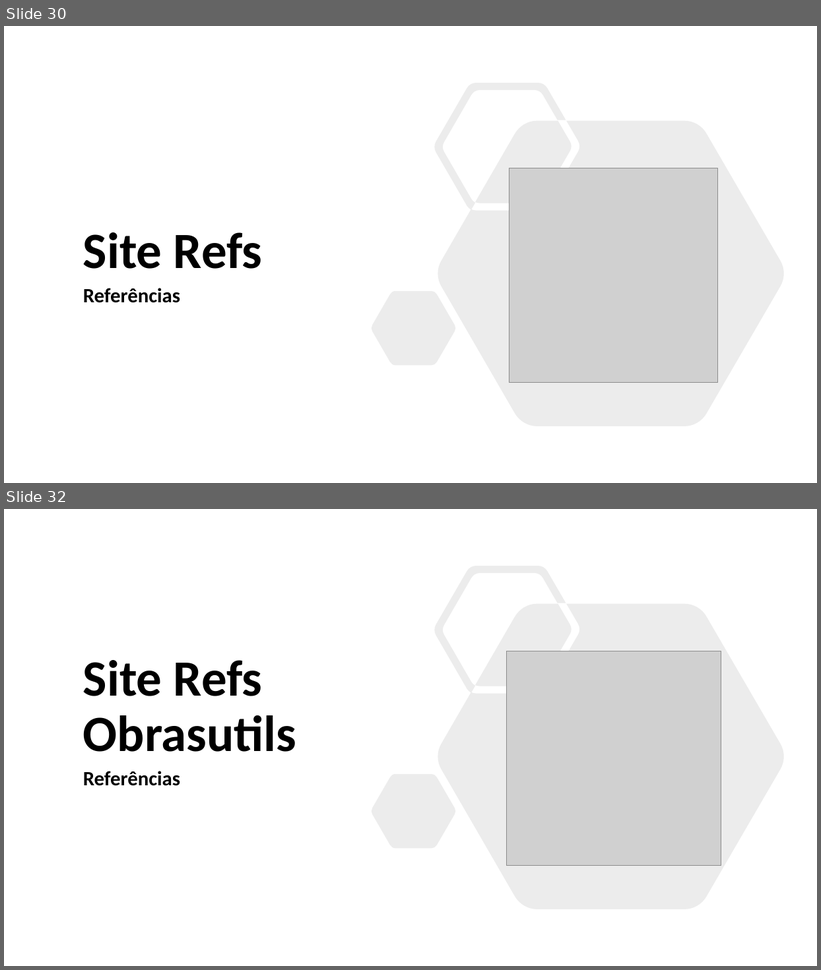
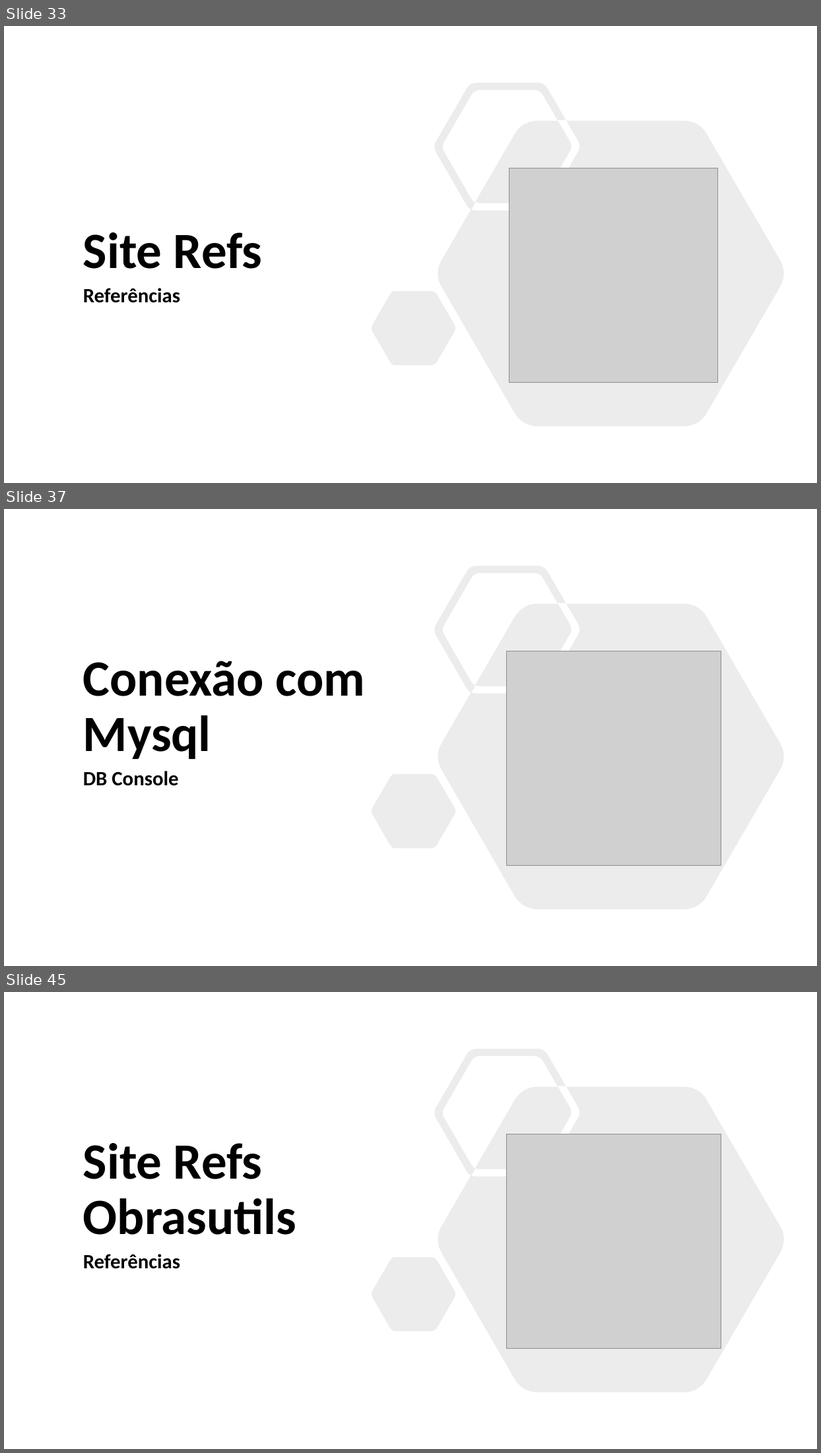
Before and after one commit to enogrob/research-obras-devtools, a slide deck: obras/obras-devtools.pptx. Shown one above the other, each under a label of ours: slides 30 and 32 before the commit, slides 33, 37 and 45 after it; the slides between them are not shown. The pictures are 821x970 and 821x1453 pixels, drawn with LibreOffice and Linux fonts; fonts in the diff are those of the drawing; grey boxes stand for pictures; background and template pictures are left out. Boxes give left, top, right and bottom in pixels: in the first picture for what was removed or moved away, otherwise in the second. Text is boxed around its words. In the diff, an @@ line names an element or a change of style, - is before the commit and + after.

```diff
--- a/obras/obras-devtools.pptx
+++ b/obras/obras-devtools.pptx
@@ slide 37 added at <box>4,509,817,966</box>, background #FFFFFF @@
@@ freeform shape added at <box>372,566,784,910</box>, fill #808080 at 15% opacity @@
@@ title added at <box>83,661,366,759</box>, 60 pt, text #000000, bold @@
+Conexão com Mysql
@@ picture added at <box>507,651,721,866</box> @@
@@ subtitle added at <box>83,771,178,786</box>, 24 pt, text #000000, bold @@
+DB Console
@@ what was slide 30 is now slide 33 @@
@@ what was slide 32 is now slide 45 @@
```
Also in this commit, not shown: 19 slides changed, 12 other slides added.
